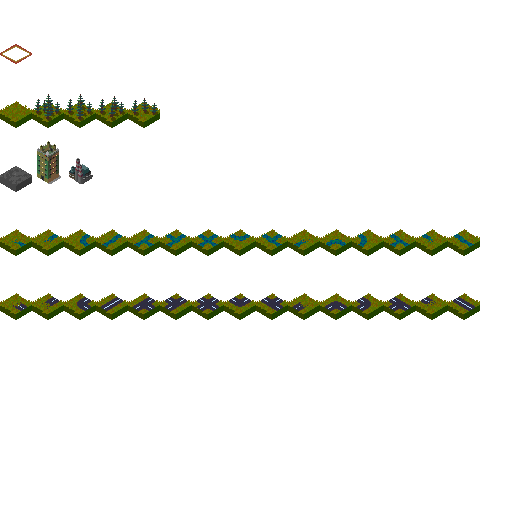
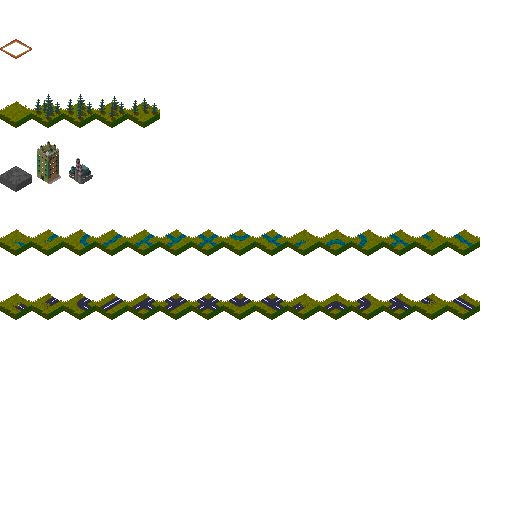
Before/after of a 512×512 layered artwork. What changed in the layer stack:
painted on "tile_select" over [0, 39, 32, 64]
